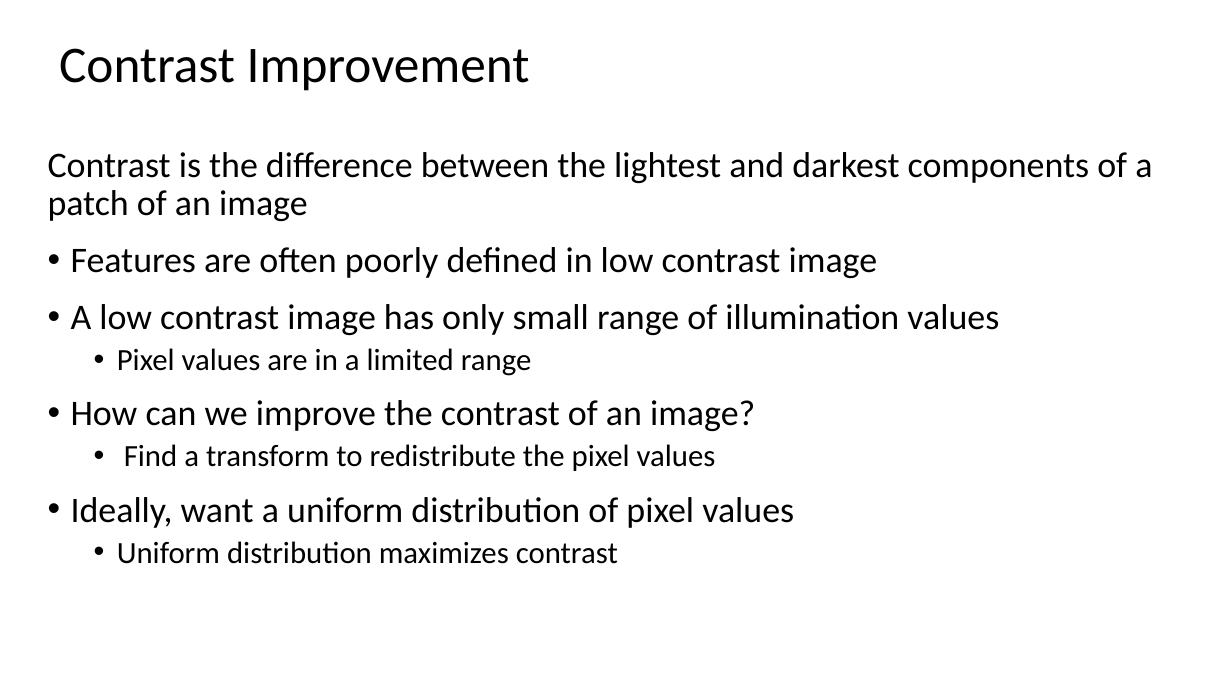
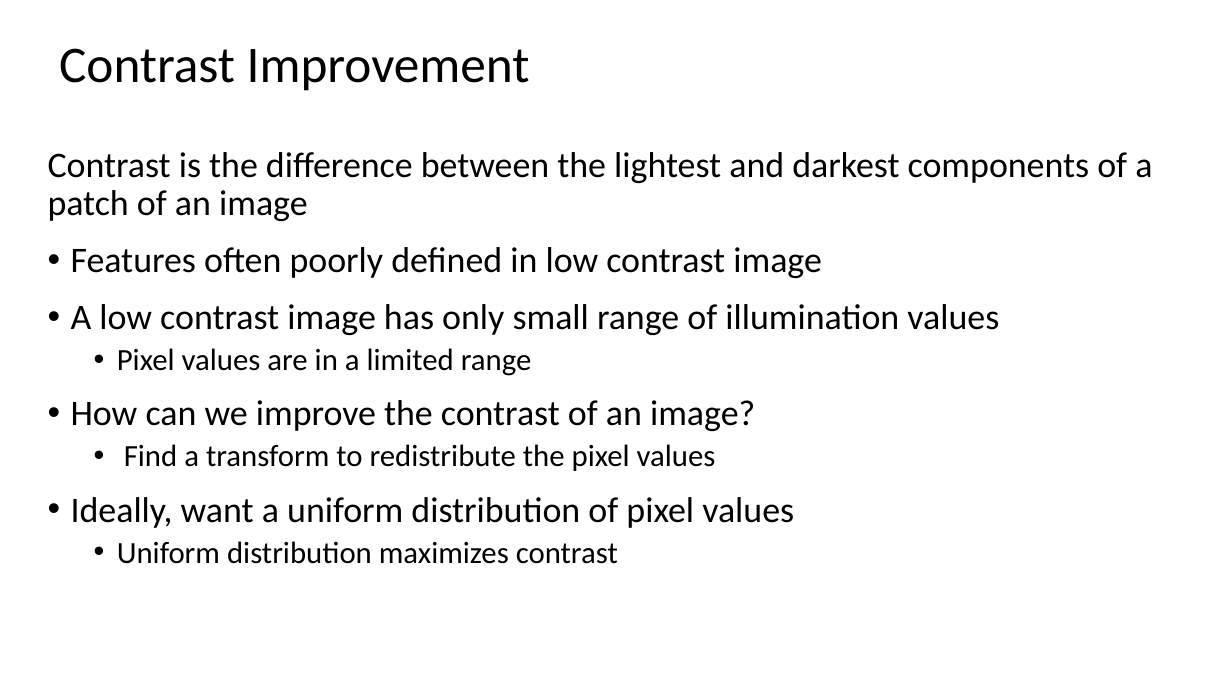
Before and after one commit to StephenElston/CSCI-E25, a slide deck: slide 38 of Slides/1_Introduction.pptx. Drawn at 1232x693 pixels with LibreOffice and Linux fonts; fonts in the diff are those of the drawing. Boxes give left, top, right and bottom in pixels: in the first picture for what was removed or moved away, otherwise in the second. Text is boxed around its words. In the diff, an @@ line names an element or a change of style, - is before the commit and + after.

```diff
--- a/Slides/1_Introduction.pptx
+++ b/Slides/1_Introduction.pptx
@@ text at (71,247,822,278): text changed @@
-• Features are often poorly defined in low contrast image
+• Features often poorly defined in low contrast image
```
Also in this commit, not shown: 7 other slides changed.
